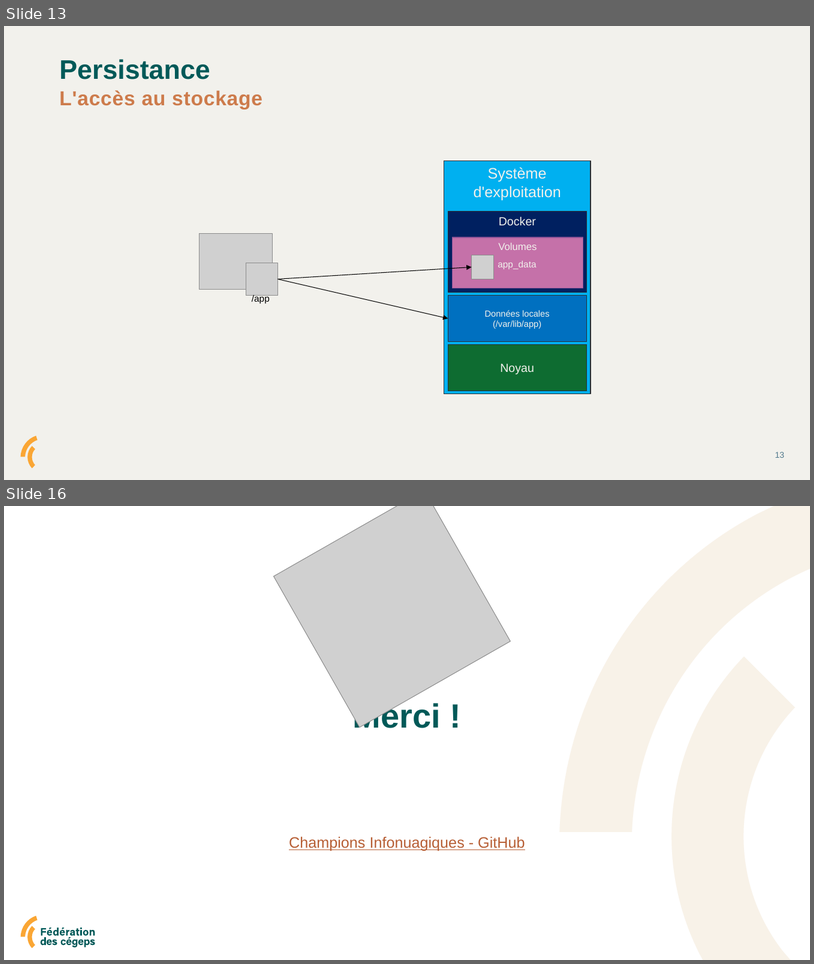
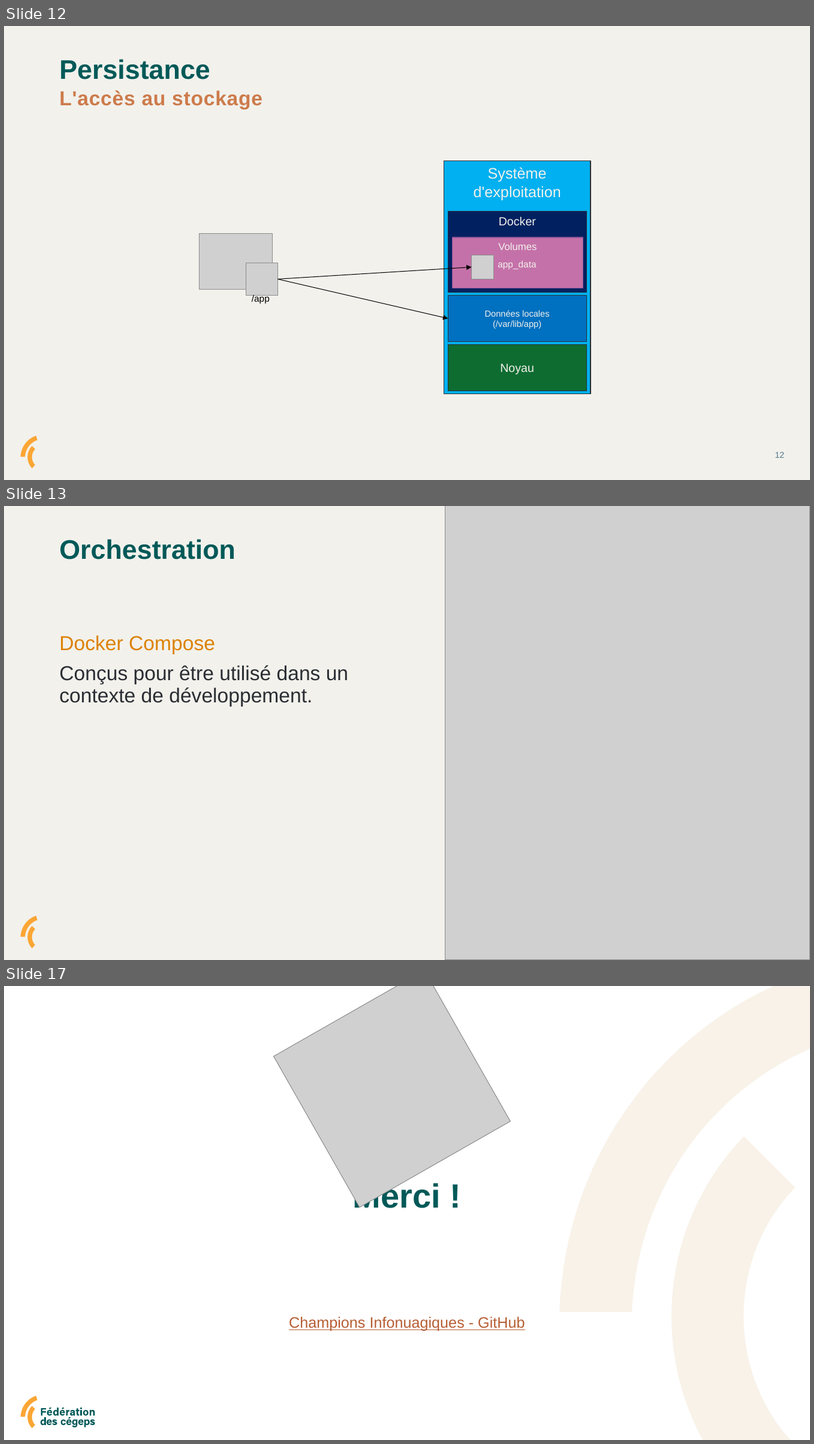
Before and after one commit to Champions-Infonuagiques/les-conteneurs, a slide deck: doc/les conteneurs.pptx. Shown one above the other, each under a label of ours: slides 13 and 16 before the commit, slides 12, 13 and 17 after it; the slides between them are not shown. The pictures are 814x964 and 814x1444 pixels, drawn with LibreOffice and Linux fonts; fonts in the diff are those of the drawing; grey boxes stand for pictures. Boxes give left, top, right and bottom in pixels: in the first picture for what was removed or moved away, otherwise in the second. Text is boxed around its words. In the diff, an @@ line names an element or a change of style, - is before the commit and + after.

```diff
--- a/doc/les conteneurs.pptx
+++ b/doc/les conteneurs.pptx
@@ slide 13 added at [4,506,810,960], background #F2F1EC; not listed: 2 template elements that a slide beside it also shows @@
@@ picture added at [446,506,810,960] @@
@@ title added at [59,539,236,559], 32 pt, text #005958, bold @@
+Orchestration
@@ text added at [59,635,348,706], 24 pt, text #2A2E33 @@
+Docker Compose
+Conçus pour être utilisé dans un contexte de développement.
@@ what was slide 13 is now slide 12 @@
@@ page number at [776,451,785,457]: text changed @@
-13
+12
@@ what was slide 16 is now slide 17 @@
```
Also in this commit, not shown: 2 slides changed, 1 other slide added, 1 slide removed, 6 other files.
